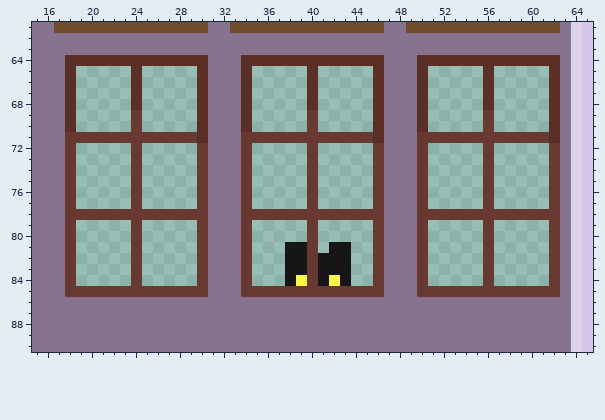
Pixel-art file -- sprites/tiles/wedding tiles.aseprite. The picture above was drawn from the file before the commit.
96x96 pixels, 1 frame. Colours within 5 levels of each other are drawn and written as one. Shown: x 15..65, y 61..90.
The result:
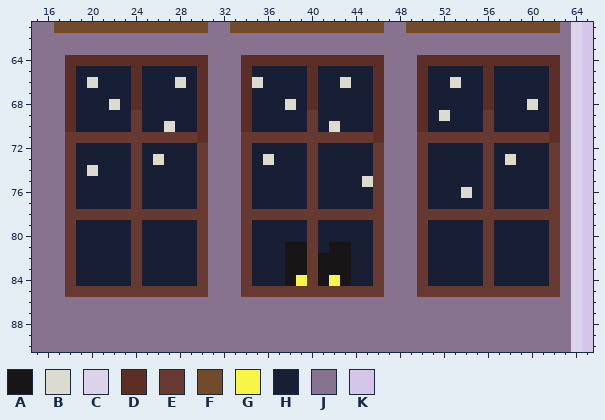
Palette (. is transparent): A #171516  B #dcdbd0  C #dcd2e9  D #5b2e26  E #673931  F #724b2c  G #f8f644  H #181e34  J #87738f  K #d5c6e9
Change:
Layer "Layer 1":
y 65: x 19..23 ..... -> HHHHH; x 25..29 ..... -> HHHHH; x 35..39 ..... -> HHHHH; x 41..45 ..... -> HHHHH; x 51..55 ..... -> HHHHH; x 57..61 ..... -> HHHHH
y 66: x 19..23 ..... -> HBHHH; x 25..29 ..... -> HHHBH; x 35..39 ..... -> BHHHH; x 41..45 ..... -> HHBHH; x 51..55 ..... -> HHBHH; x 57..61 ..... -> HHHHH
y 67: x 19..23 ..... -> HHHHH; x 25..29 ..... -> HHHHH; x 35..39 ..... -> HHHHH; x 41..45 ..... -> HHHHH; x 51..55 ..... -> HHHHH; x 57..61 ..... -> HHHHH
y 68: x 19..23 ..... -> HHHBH; x 25..29 ..... -> HHHHH; x 35..39 ..... -> HHHBH; x 41..45 ..... -> HHHHH; x 51..55 ..... -> HHHHH; x 57..61 ..... -> HHHBH
y 69: x 19..23 ..... -> HHHHH; x 25..29 ..... -> HHHHH; x 35..39 ..... -> HHHHH; x 41..45 ..... -> HHHHH; x 51..55 ..... -> HBHHH; x 57..61 ..... -> HHHHH
y 70: x 19..23 ..... -> HHHHH; x 25..29 ..... -> HHBHH; x 35..39 ..... -> HHHHH; x 41..45 ..... -> HBHHH; x 51..55 ..... -> HHHHH; x 57..61 ..... -> HHHHH
y 72: x 19..23 ..... -> HHHHH; x 25..29 ..... -> HHHHH; x 35..39 ..... -> HHHHH; x 41..45 ..... -> HHHHH; x 51..55 ..... -> HHHHH; x 57..61 ..... -> HHHHH
y 73: x 19..23 ..... -> HHHHH; x 25..29 ..... -> HBHHH; x 35..39 ..... -> HBHHH; x 41..45 ..... -> HHHHH; x 51..55 ..... -> HHHHH; x 57..61 ..... -> HBHHH
y 74: x 19..23 ..... -> HBHHH; x 25..29 ..... -> HHHHH; x 35..39 ..... -> HHHHH; x 41..45 ..... -> HHHHH; x 51..55 ..... -> HHHHH; x 57..61 ..... -> HHHHH
y 75: x 19..23 ..... -> HHHHH; x 25..29 ..... -> HHHHH; x 35..39 ..... -> HHHHH; x 41..45 ..... -> HHHHB; x 51..55 ..... -> HHHHH; x 57..61 ..... -> HHHHH
y 76: x 19..23 ..... -> HHHHH; x 25..29 ..... -> HHHHH; x 35..39 ..... -> HHHHH; x 41..45 ..... -> HHHHH; x 51..55 ..... -> HHHBH; x 57..61 ..... -> HHHHH
y 77: x 19..23 ..... -> HHHHH; x 25..29 ..... -> HHHHH; x 35..39 ..... -> HHHHH; x 41..45 ..... -> HHHHH; x 51..55 ..... -> HHHHH; x 57..61 ..... -> HHHHH
y 79..80: x 19..23 ..... -> HHHHH; x 25..29 ..... -> HHHHH; x 35..39 ..... -> HHHHH; x 41..45 ..... -> HHHHH; x 51..55 ..... -> HHHHH; x 57..61 ..... -> HHHHH
y 81: x 19..23 ..... -> HHHHH; x 25..29 ..... -> HHHHH; x 35..37 ... -> HHH; x 41 . -> H; x 44..45 .. -> HH; x 51..55 ..... -> HHHHH; x 57..61 ..... -> HHHHH
y 82..84: x 19..23 ..... -> HHHHH; x 25..29 ..... -> HHHHH; x 35..37 ... -> HHH; x 44..45 .. -> HH; x 51..55 ..... -> HHHHH; x 57..61 ..... -> HHHHH
